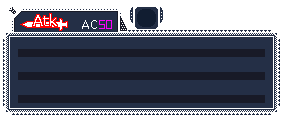
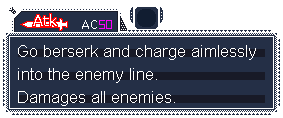
Layer changes from the first 283 × 118 image to the second:
added layer "Go berserk and charge aimlessl..." above "JP" over [18, 45, 256, 106]
